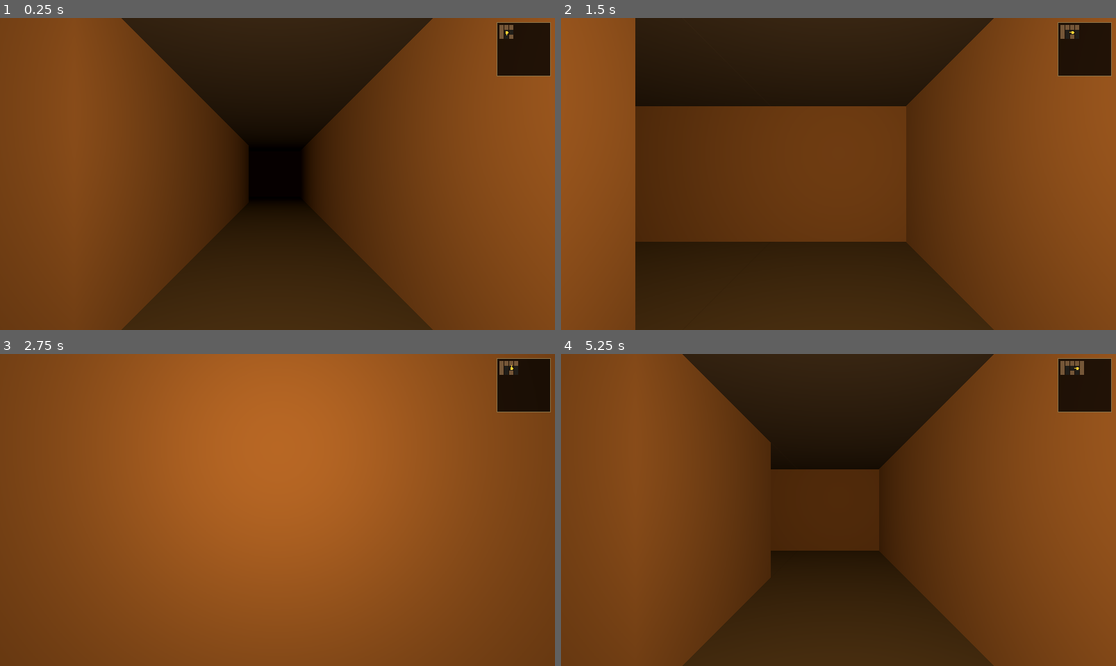
Above: before the commit, frames 1-4 (two rows, left to right).
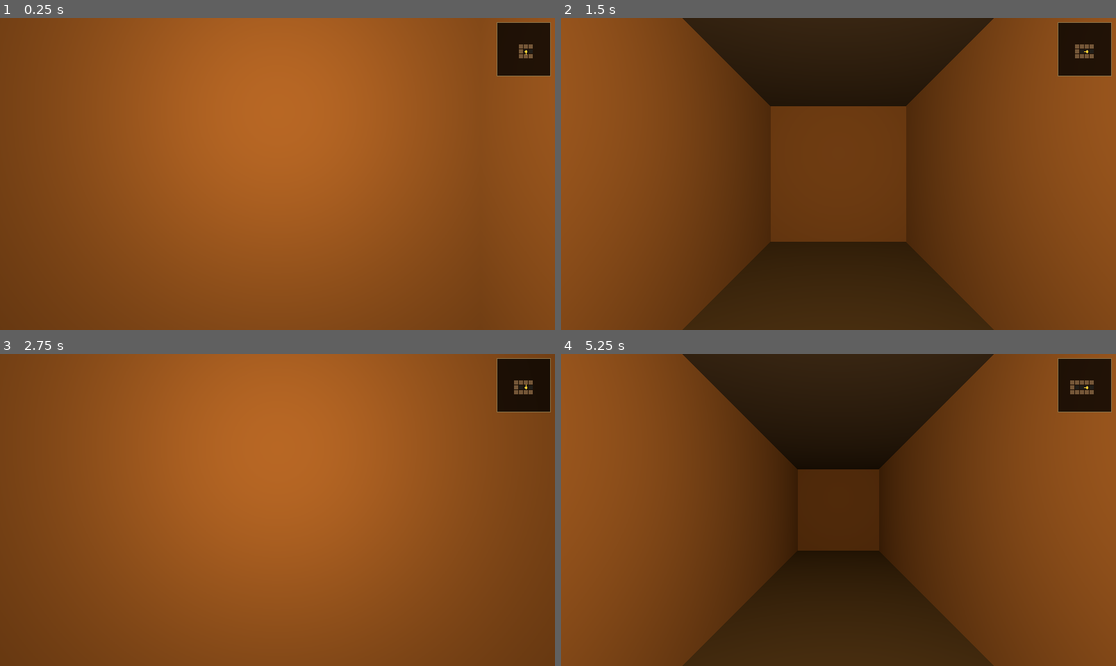
Above: after the commit, the same moments.

Repository: tausiftt5238/four-dragons-deep
Game: Godot game, scene res://scenes/main.tscn
Two runs of this game, one before a commit and one after it. Both use one fixed random seed, a clock stepped at 60 frames per second and the inputs below.
Inputs:
- Up to frame 1 (0.25 s): no input
- Up to frame 2 (1.5 s): tap Enter at 0.5 s; hold Right 0.53-1.28 s; tap Space at 1.25 s; hold Down from 1.28 s (still down)
- Up to frame 3 (2.75 s): tap Enter at 2 s; release Down at 2.03 s; hold Right from 2.03 s (still down)
- Up to frame 4 (5.25 s): tap Space at 2.75, 4.25 s; release Right at 2.78 s; hold Up 2.78-3.53 s; tap Enter at 3.5 s; hold Left 3.53-5.03 s; hold Down from 5.03 s (still down)

The runs differ from the first frame. In frame 1, 57% of the frame differs, in the area x 20-96%, y 0-100%; in frame 2, 14%; in frame 3, 0.2%; in frame 4, 4.1%.

Commit message:
adding randomly generated map

Diff:
--- a/scripts/main.gd
+++ b/scripts/main.gd
@@ -131,9 +131,9 @@
 # Updates the minimap Control's anchors and offsets to fit the current maze size.
 # Called after every level load because maps can differ in dimensions.
 func _resize_minimap() -> void:
-	var maze: Array[Array] = current_level.maze
-	var map_w: float = Minimap.CELL_PX * (maze[0] as Array).size() + Minimap.PAD * 2
-	var map_h: float = Minimap.CELL_PX * maze.size() + Minimap.PAD * 2
+	var view: int = Minimap.VIEW_HALF * 2
+	var map_w: float = Minimap.CELL_PX * view + Minimap.PAD * 2
+	var map_h: float = Minimap.CELL_PX * view + Minimap.PAD * 2
 	var margin: float = 10.0
 
 	# Both horizontal anchors = 1 pins the right edge to the viewport right edge;
--- a/scripts/map1.gd
+++ b/scripts/map1.gd
@@ -1,21 +1,10 @@
 # Map 1 — the starting dungeon with warm stone walls.
-# Player starts at (1,1) facing South.
+# Player starts at (1,1) facing South. Maze is procedurally generated on load.
 extends Level
 
 
 func _ready() -> void:
-	maze = [
-		[1, 1, 1, 1, 1, 1, 1, 1, 1, 1],
-		[1, 0, 0, 0, 1, 0, 0, 0, 0, 1],
-		[1, 0, 1, 0, 1, 0, 1, 1, 0, 1],
-		[1, 0, 1, 0, 0, 0, 0, 1, 0, 1],
-		[1, 0, 1, 1, 1, 1, 0, 1, 0, 1],
-		[1, 0, 0, 0, 0, 1, 0, 0, 0, 1],
-		[1, 1, 1, 0, 1, 1, 1, 1, 0, 1],
-		[1, 0, 0, 0, 0, 0, 0, 0, 0, 1],
-		[1, 0, 1, 1, 1, 0, 1, 1, 1, 1],
-		[1, 1, 1, 1, 1, 1, 1, 1, 1, 1],
-	]
+	maze = _generate_maze()
 
 	# Warm stone palette
 	wall_color  = Color(0.42, 0.32, 0.22)
@@ -24,3 +13,53 @@
 
 	player_start        = Vector2i(1, 1)
 	player_start_facing = 2  # South
+
+
+# Iterative recursive-backtracker on a 50x50 grid.
+# Rooms occupy odd coordinates (1,3,...,47) — 24 per side.
+# Every room is reachable; no loops; border stays solid wall.
+func _generate_maze() -> Array[Array]:
+	const SIZE: int  = 50
+	const ROOMS: int = 24
+
+	var grid: Array[Array] = []
+	for _i: int in range(SIZE):
+		var row: Array = []
+		row.resize(SIZE)
+		row.fill(1)
+		grid.append(row)
+
+	var visited: Array = []
+	for _i: int in range(ROOMS):
+		var row: Array = []
+		row.resize(ROOMS)
+		row.fill(false)
+		visited.append(row)
+
+	(grid[1] as Array)[1] = 0
+	(visited[0] as Array)[0] = true
+
+	var stack: Array = [Vector2i(0, 0)]
+	var dirs: Array  = [Vector2i(0, -1), Vector2i(1, 0), Vector2i(0, 1), Vector2i(-1, 0)]
+
+	while stack.size() > 0:
+		var cur: Vector2i = stack[stack.size() - 1] as Vector2i
+		var neighbors: Array = []
+		for d: Variant in dirs:
+			var dv: Vector2i = d as Vector2i
+			var nr: int = cur.y + dv.y
+			var nc: int = cur.x + dv.x
+			if nr >= 0 and nr < ROOMS and nc >= 0 and nc < ROOMS:
+				if not (visited[nr] as Array)[nc]:
+					neighbors.append(Vector2i(nc, nr))
+
+		if neighbors.size() > 0:
+			var nxt: Vector2i = neighbors[randi() % neighbors.size()] as Vector2i
+			(grid[cur.y + nxt.y + 1] as Array)[cur.x + nxt.x + 1] = 0
+			(grid[2 * nxt.y + 1] as Array)[2 * nxt.x + 1] = 0
+			(visited[nxt.y] as Array)[nxt.x] = true
+			stack.append(nxt)
+		else:
+			stack.pop_back()
+
+	return grid
--- a/scripts/minimap.gd
+++ b/scripts/minimap.gd
@@ -21,6 +21,9 @@
 
 # Pixel size of each maze cell on the minimap.
 const CELL_PX: int = 10
+
+# Half-width of the view window in cells. The full window is VIEW_HALF*2 square.
+const VIEW_HALF: int = 5
 
 # Padding (px) between the map edge and the background rectangle border.
 const PAD: int = 5
@@ -51,44 +54,45 @@
 	if maze.is_empty():
 		return
 
-	var rows: int = maze.size()
-	var cols: int = (maze[0] as Array).size()
+	var view: int = VIEW_HALF * 2
+	var map_w: float = view * CELL_PX + PAD * 2
+	var map_h: float = view * CELL_PX + PAD * 2
 
-	# Total pixel size of the map area including padding on all sides.
-	var map_w: float = cols * CELL_PX + PAD * 2
-	var map_h: float = rows * CELL_PX + PAD * 2
-
-	# Background panel
 	draw_rect(Rect2(Vector2.ZERO, Vector2(map_w, map_h)), C_BG)
 
-	# Draw every revealed cell as a small rectangle. A 1px gap between cells
-	# (CELL_PX - 1) creates a subtle grid that makes individual tiles easier to read.
-	# Unvisited cells are skipped — they blend into the dark background panel.
-	for row in range(rows):
-		var row_data: Array = maze[row]
-		for col in range(row_data.size()):
-			if not visited.has(Vector2i(col, row)):
+	# Top-left maze cell of the view window.
+	var origin: Vector2i = player_pos - Vector2i(VIEW_HALF, VIEW_HALF)
+
+	for vr: int in range(view):
+		for vc: int in range(view):
+			var mc: int = origin.x + vc
+			var mr: int = origin.y + vr
+			# Skip out-of-bounds and unvisited cells.
+			if mr < 0 or mr >= maze.size() or mc < 0:
 				continue
-			var rx: float = PAD + col * CELL_PX
-			var ry: float = PAD + row * CELL_PX
-			var c: Color = C_WALL if row_data[col] == 1 else C_FLOOR
+			var row_data: Array = maze[mr] as Array
+			if mc >= row_data.size():
+				continue
+			if not visited.has(Vector2i(mc, mr)):
+				continue
+			var rx: float = PAD + vc * CELL_PX
+			var ry: float = PAD + vr * CELL_PX
+			var c: Color = C_WALL if row_data[mc] == 1 else C_FLOOR
 			draw_rect(Rect2(rx, ry, CELL_PX - 1, CELL_PX - 1), c)
 
-	# Portal marker — drawn over the floor tile so it's visible as soon as
-	# the cell is revealed. Skipped if exit_pos is the sentinel (-1,-1).
+	# Portal marker within the view window.
 	if exit_pos.x >= 0 and visited.has(exit_pos):
-		var rx: float = PAD + exit_pos.x * CELL_PX
-		var ry: float = PAD + exit_pos.y * CELL_PX
-		draw_rect(Rect2(rx, ry, CELL_PX - 1, CELL_PX - 1), C_PORTAL)
+		var vc: int = exit_pos.x - origin.x
+		var vr: int = exit_pos.y - origin.y
+		if vc >= 0 and vc < view and vr >= 0 and vr < view:
+			draw_rect(Rect2(PAD + vc * CELL_PX, PAD + vr * CELL_PX, CELL_PX - 1, CELL_PX - 1), C_PORTAL)
 
-	# Player marker: a filled circle at the cell centre with a short line
-	# extending in the facing direction so the player can tell which way they face.
-	var cx: float = PAD + player_pos.x * CELL_PX + CELL_PX * 0.5
-	var cy: float = PAD + player_pos.y * CELL_PX + CELL_PX * 0.5
+	# Player is always at the centre of the window.
+	var cx: float = PAD + VIEW_HALF * CELL_PX + CELL_PX * 0.5
+	var cy: float = PAD + VIEW_HALF * CELL_PX + CELL_PX * 0.5
 	var center: Vector2 = Vector2(cx, cy)
 	var tip: Vector2 = center + FACING_DIR[player_facing] * (CELL_PX * 0.65)
 	draw_circle(center, 3.0, C_PLAYER)
 	draw_line(center, tip, C_PLAYER, 2.0)
 
-	# Border drawn after cells so it overlaps any edge bleed from cell rects.
 	draw_rect(Rect2(Vector2.ZERO, Vector2(map_w, map_h)), C_BORDER, false, 1.5)
